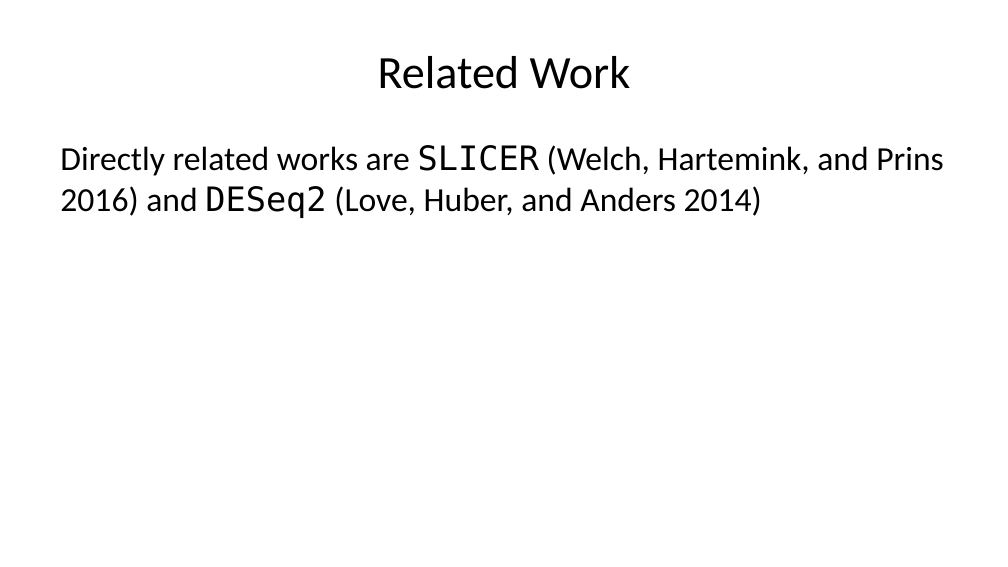
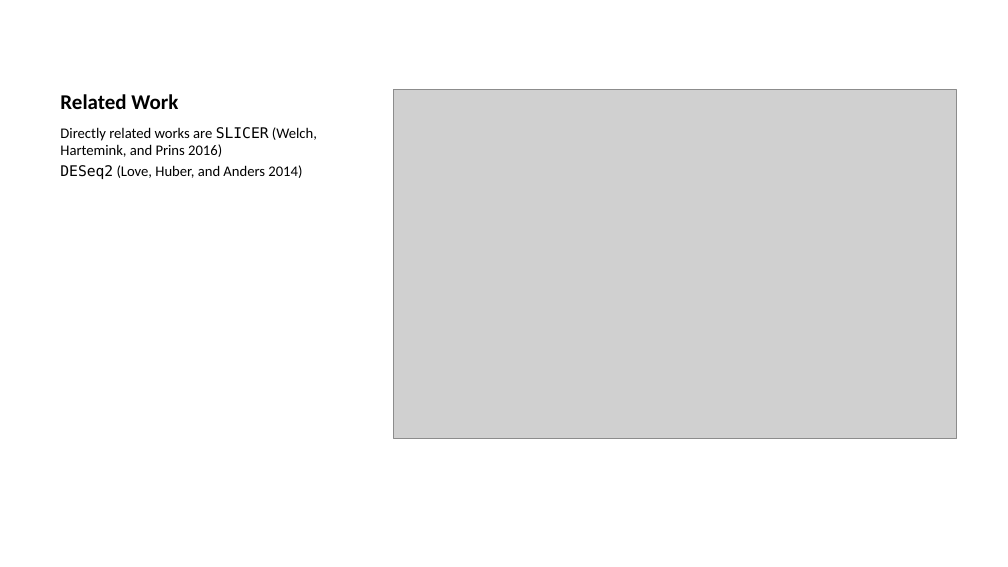
Before and after one commit to jtlandis/Comp683-Proj, a slide deck: slide 5 of _Project-Proposal.pptx. Drawn at 1008x567 pixels with LibreOffice and Linux fonts; fonts in the diff are those of the drawing; grey boxes stand for pictures. Boxes give left, top, right and bottom in pixels: in the first picture for what was removed or moved away, otherwise in the second. Text is boxed around its words. In the diff, an @@ line names an element or a change of style, - is before the commit and + after.

```diff
--- a/_Project-Proposal.pptx
+++ b/_Project-Proposal.pptx
@@ title "Related Work" at bbox=[60, 94, 178, 109]: size 33 to 15 pt, bold on; alignment centre to left; vertical alignment middle to bottom @@
@@ picture added at bbox=[393, 90, 956, 438] @@
@@ text at bbox=[60, 127, 317, 179]: text changed; size 24 to 10.5 pt @@
-Directly related works are SLICER (Welch, Hartemink, and Prins 2016) and DESeq2 (Love, Huber, and Anders 2014)
+Directly related works are SLICER (Welch, Hartemink, and Prins 2016)
+DESeq2 (Love, Huber, and Anders 2014)
```
Also in this commit, not shown: 6 other slides changed, 1 slide added, 2 slides removed.
